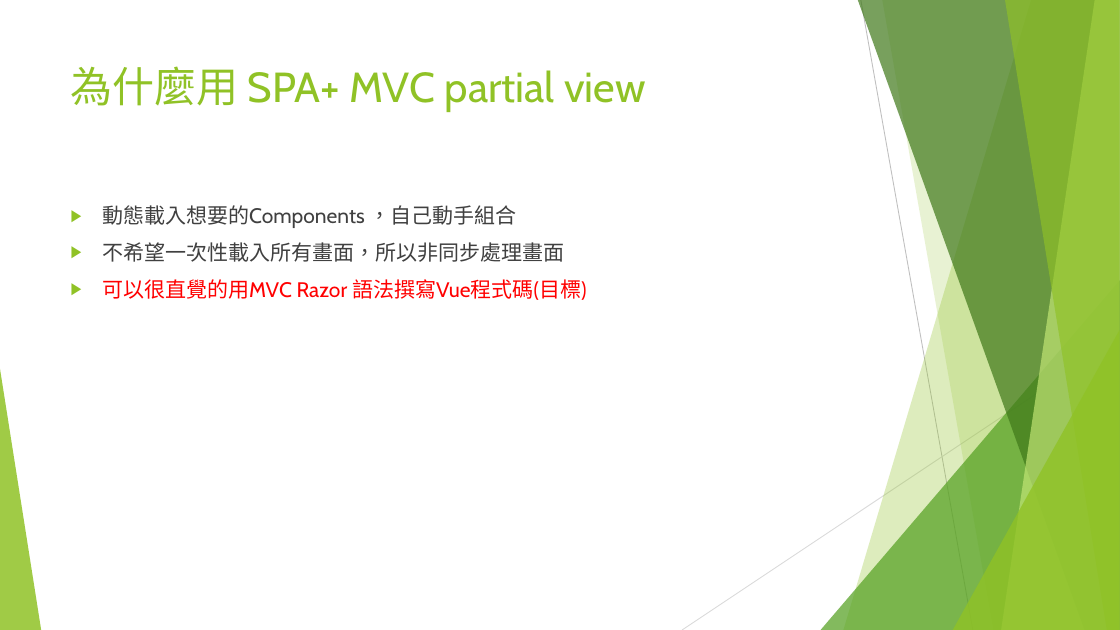
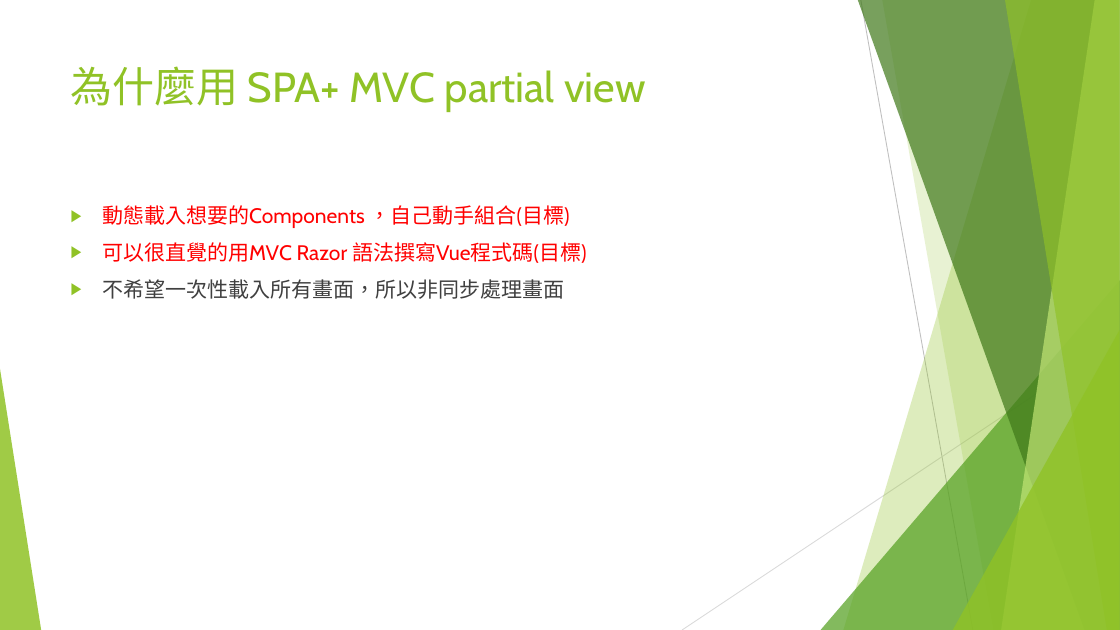
Before and after one commit to watermelon8157/MVCVuejs, a slide deck: slide 21 of MVC+Vue.pptx. Drawn at 1120x630 pixels with LibreOffice and Linux fonts; fonts in the diff are those of the drawing. Boxes give left, top, right and bottom in pixels: in the first picture for what was removed or moved away, otherwise in the second. Text is boxed around its words. In the diff, an @@ line names an element or a change of style, - is before the commit and + after.

Commit message:
fixed PPT

```diff
--- a/MVC+Vue.pptx
+++ b/MVC+Vue.pptx
@@ text at (102, 205, 586, 263): text changed; text colour #404040 to #FF0000 @@
-▶ 動態載入想要的Components ，自己動手組合
+▶ 動態載入想要的Components ，自己動手組合(目標)
+▶ 可以很直覺的用MVC Razor 語法撰寫Vue程式碼(目標)
@@ text at (102, 279, 586, 300): paragraph removed @@
-▶ 可以很直覺的用MVC Razor 語法撰寫Vue程式碼(目標)
```
